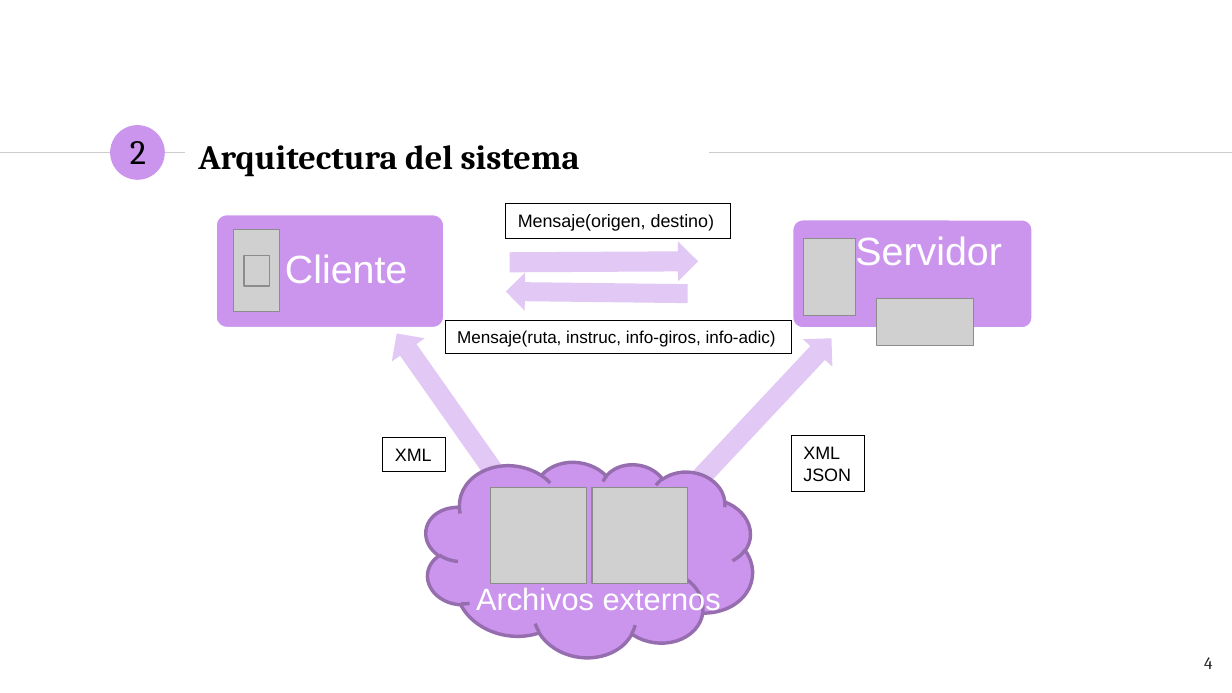
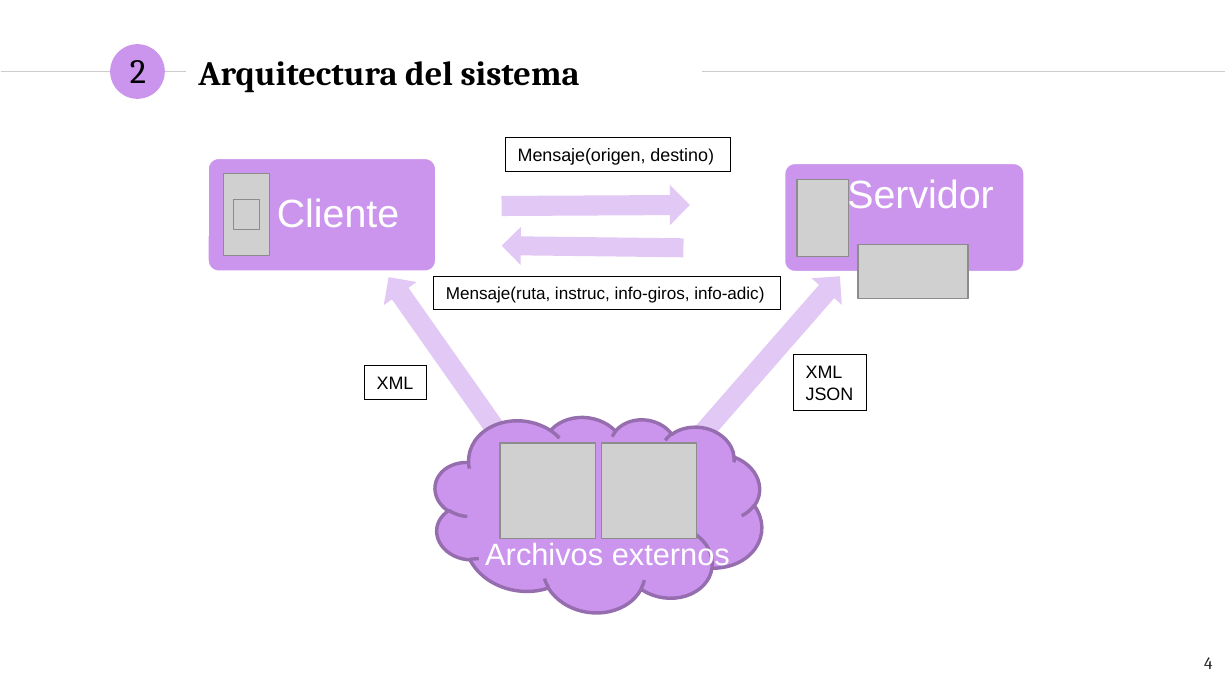
Before and after one commit to NILGroup/TFG-1920-DiscapacidadVisual, a slide deck: slide 4 of Defensa/presentaciónFinal_v2.pptx. Drawn at 1232x693 pixels with LibreOffice and Linux fonts; fonts in the diff are those of the drawing; grey boxes stand for pictures. Boxes give left, top, right and bottom in pixels: in the first picture for what was removed or moved away, otherwise in the second. Text is boxed around its words. In the diff, an @@ line names an element or a change of style, - is before the commit and + after.

```diff
--- a/Defensa/presentaciónFinal_v2.pptx
+++ b/Defensa/presentaciónFinal_v2.pptx
@@ title "Arquitectura del sistema": place and size @@
-title "Arquitectura del sistema" at box(198, 145, 580, 177)
+title "Arquitectura del sistema" at box(198, 61, 580, 93)
@@ 1 text, 1 rectangle, 1 ellipse, 1 line: place and size @@
-1 text, 1 rectangle, 1 ellipse, 1 line at box(0, 126, 864, 492)
+1 text, 1 rectangle, 1 ellipse, 1 line at box(1, 44, 866, 410)
@@ line moved from (710, 153) - (1232, 153) to (702, 71) - (1225, 71) @@
@@ rectangle "Mensaje(origen, destino)": place and size @@
-rectangle "Mensaje(origen, destino)" at box(505, 205, 731, 239)
+rectangle "Mensaje(origen, destino)" at box(505, 137, 731, 171)
@@ text "Cliente": place and size @@
-text "Cliente" at box(285, 254, 407, 283)
+text "Cliente" at box(277, 198, 399, 227)
@@ 3 rounded rectangles, 2 pictures, 2 texts, 2 left arrows: place and size @@
-3 rounded rectangles, 2 pictures, 2 texts, 2 left arrows at box(216, 213, 1034, 609)
+3 rounded rectangles, 2 pictures, 2 texts, 2 left arrows at box(207, 158, 1025, 552)
@@ picture: place and size @@
-picture at box(803, 238, 855, 315)
+picture at box(797, 180, 849, 257)
@@ right arrow: place and size @@
-right arrow at box(506, 272, 689, 313)
+right arrow at box(501, 227, 684, 267)
@@ right arrow at box(687, 263, 856, 448): rotation 313 to 311 degrees @@
@@ picture: place and size @@
-picture at box(877, 298, 975, 346)
+picture at box(857, 245, 967, 299)
@@ rectangle "Mensaje(ruta, instruc, info-giros, info-adic)": place and size @@
-rectangle "Mensaje(ruta, instruc, info-giros, info-adic)" at box(445, 320, 791, 354)
+rectangle "Mensaje(ruta, instruc, info-giros, info-adic)" at box(434, 276, 780, 309)
@@ rectangle "XML": place and size @@
-rectangle "XML" at box(383, 437, 446, 472)
+rectangle "XML" at box(365, 366, 428, 400)
@@ 2 pictures, 1 text, 1 cloud: place and size @@
-2 pictures, 1 text, 1 cloud at box(412, 437, 765, 678)
+2 pictures, 1 text, 1 cloud at box(422, 393, 774, 633)
```
Also in this commit, not shown: 9 other slides changed.
